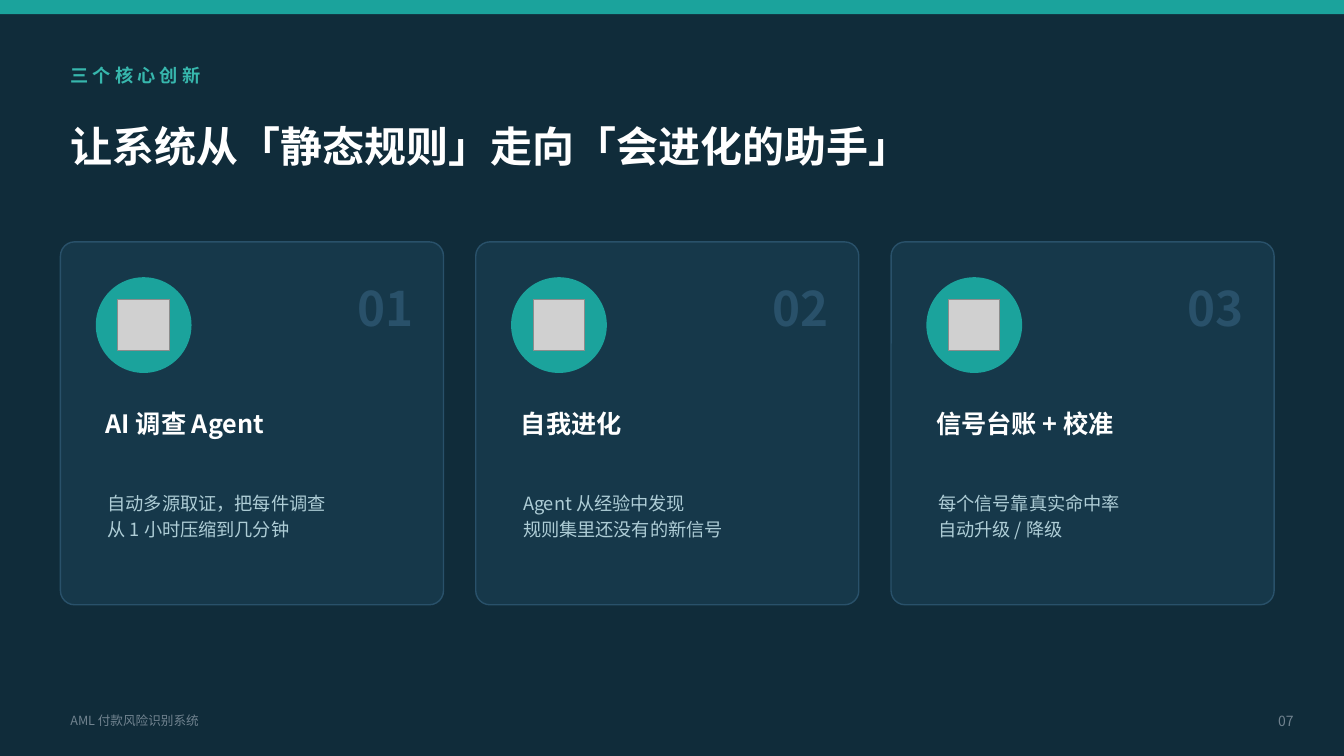
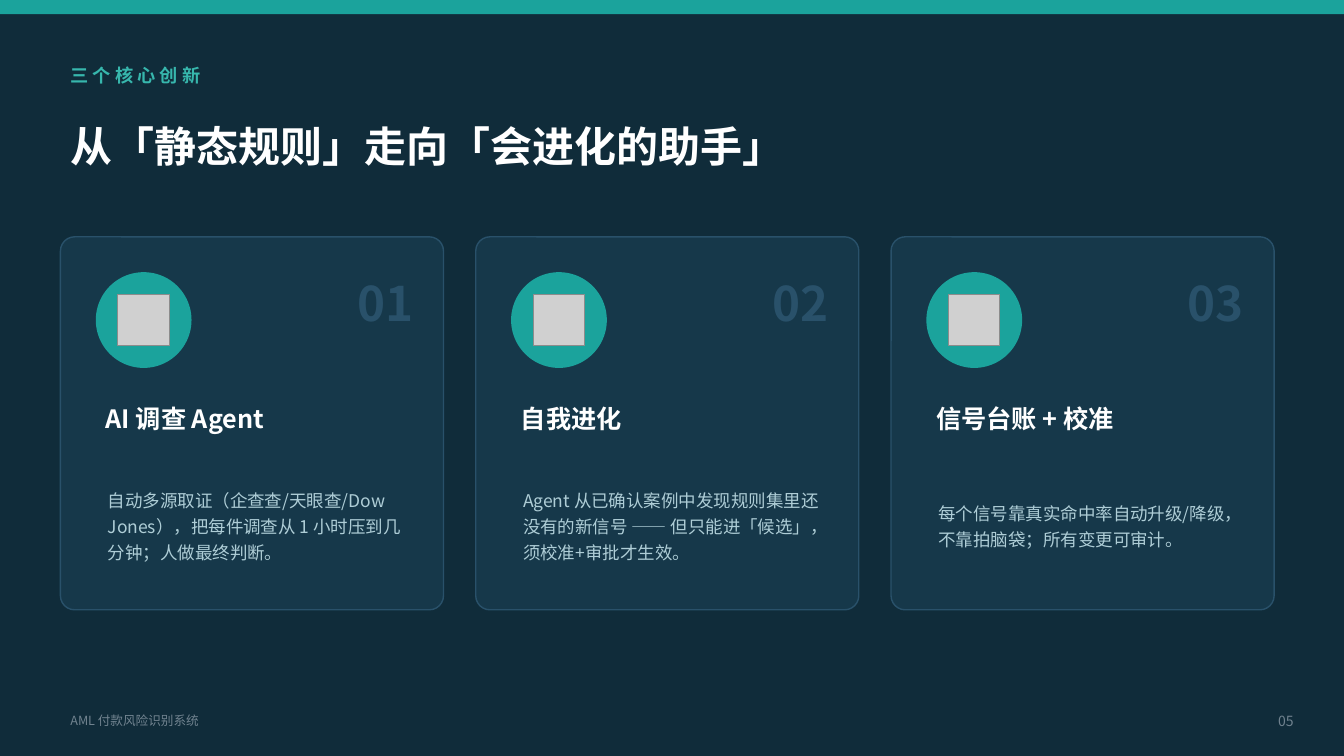
Before and after one commit to strangeromo-cloud/aml-backend, a slide deck: slide 5 of ppt/AML系统讲解-法务版.pptx (slide 7 before the commit). Drawn at 1344x756 pixels with LibreOffice and Linux fonts; fonts in the diff are those of the drawing; grey boxes stand for pictures. Boxes give left, top, right and bottom in pixels: in the first picture for what was removed or moved away, otherwise in the second. Text is boxed around its words. In the diff, an @@ line names an element or a change of style, - is before the commit and + after.

```diff
--- a/ppt/AML系统讲解-法务版.pptx
+++ b/ppt/AML系统讲解-法务版.pptx
@@ text at (70, 126, 784, 166): text changed @@
-让系统从「静态规则」走向「会进化的助手」
+从「静态规则」走向「会进化的助手」
@@ rounded rectangle: place and size @@
-rounded rectangle at (60, 242, 444, 605)
+rounded rectangle at (60, 237, 444, 610)
@@ rounded rectangle: place and size @@
-rounded rectangle at (476, 242, 859, 605)
+rounded rectangle at (476, 237, 859, 610)
@@ proportions changed in 3 elements at (60, 237, 444, 610), (476, 237, 859, 610), (891, 237, 1274, 610) @@
@@ rounded rectangle: place and size @@
-rounded rectangle at (891, 242, 1274, 605)
+rounded rectangle at (891, 237, 1274, 610)
@@ 3 pictures, 3 texts, 3 ellipses: place and size @@
-3 pictures, 3 texts, 3 ellipses at (96, 277, 1113, 439)
+3 pictures, 3 texts, 3 ellipses at (96, 272, 1113, 434)
@@ text at (108, 492, 400, 562): text changed; size 13 to 12.5 pt @@
-自动多源取证，把每件调查
-从 1 小时压缩到几分钟
+自动多源取证（企查查/天眼查/Dow Jones），把每件调查从 1 小时压到几分钟；人做最终判断。
@@ text at (523, 492, 828, 561): text changed; size 13 to 12.5 pt @@
-Agent 从经验中发现
-规则集里还没有的新信号
+Agent 从已确认案例中发现规则集里还没有的新信号 —— 但只能进「候选」，须校准+审批才生效。
@@ text at (938, 505, 1242, 549): text changed; size 13 to 12.5 pt @@
-每个信号靠真实命中率
-自动升级 / 降级
+每个信号靠真实命中率自动升级/降级，不靠拍脑袋；所有变更可审计。
@@ text at (1278, 716, 1294, 726): text changed @@
-07
+05
```
Also in this commit, not shown: 6 other slides changed, 5 slides removed, 1 other file.
